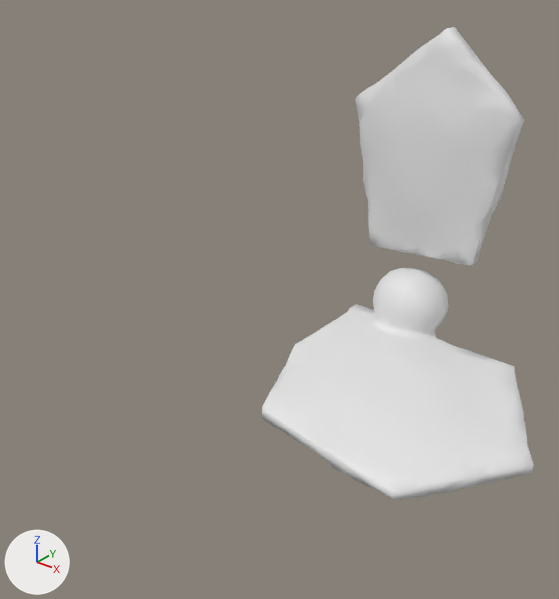
A saved change to the FBX model blender/out/Mosasaurus/export/Os_Omoplate_Mosasaurus.fbx.
Camera for both pictures: a 50 mm lens placed at (2.7, -5.11, 2.26), pointed at (-0.51, -1.1, -0.23). Every picture has the same lights, and +X, +Y and +Z are marked at lower left. The picture after the commit comes second.

In view in the first picture: 'Os_Omoplate_Mosasaurus_01'.
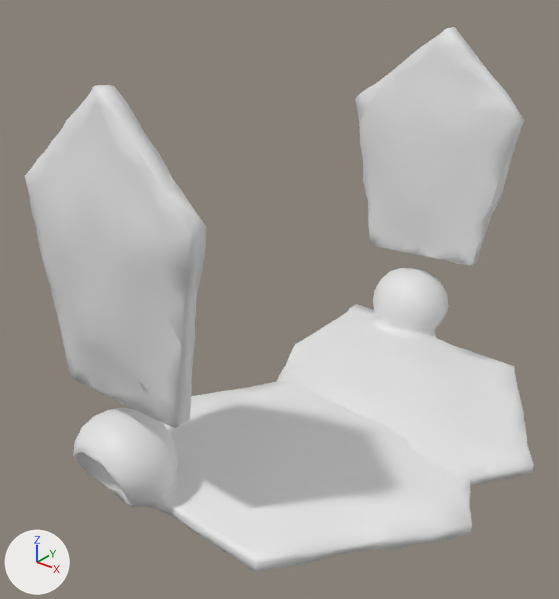
The newer file is also turned or shifted as a whole; pictures and numbers use the older file's frame.

Location of each change, (x1, y1, x2, y2) in pixels of the pictures (559 x 599 px):
'Os_Omoplate_Mosasaurus_01', reshaped (87% wider, 15% taller)
    before: (262, 27, 534, 499)
    after: (25, 27, 534, 572)
part 1 of me_os_omoplate_mosasaurus_01, added
    after: (73, 380, 472, 572)
part 2 of me_os_omoplate_mosasaurus_01, added
    after: (25, 85, 207, 428)

What the commit changed:
me_os_omoplate_mosasaurus_01 is used by ob_os_omoplate_mosasaurus_01; location (0.0, 0.0, 0.0).
me_os_omoplate_mosasaurus_01 had 856 vertices, 1704 faces and spanned x -1.31..1.31, y -1.3..1.3, z -1.49..1.49.
me_os_omoplate_mosasaurus_01 now has 1717 vertices, 3418 faces and spans x -1.6..1.31, y -2.64..1.3, z -1.49..1.49.
me_os_omoplate_mosasaurus_01 part 1: a new loose piece of 560 vertices spanning x -1.51..1.24, y -2.64..-0.28, z -1.49..-0.73, in mat_museum_bone___warm_ivory (white #e7e7e7).
me_os_omoplate_mosasaurus_01 part 2: a new loose piece of 301 vertices spanning x -1.6..0.05, y -2.57..-2.19, z -0.61..1.49, in mat_museum_bone___warm_ivory (white #e7e7e7).
